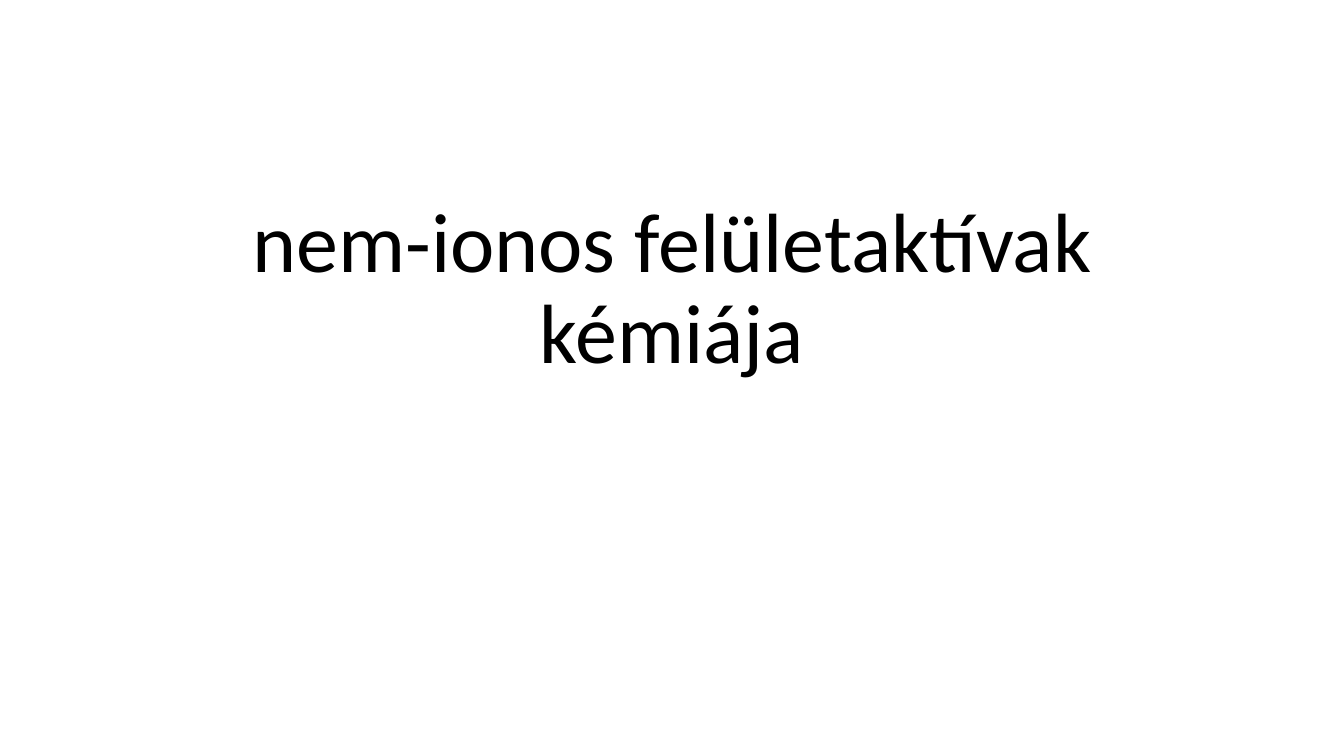
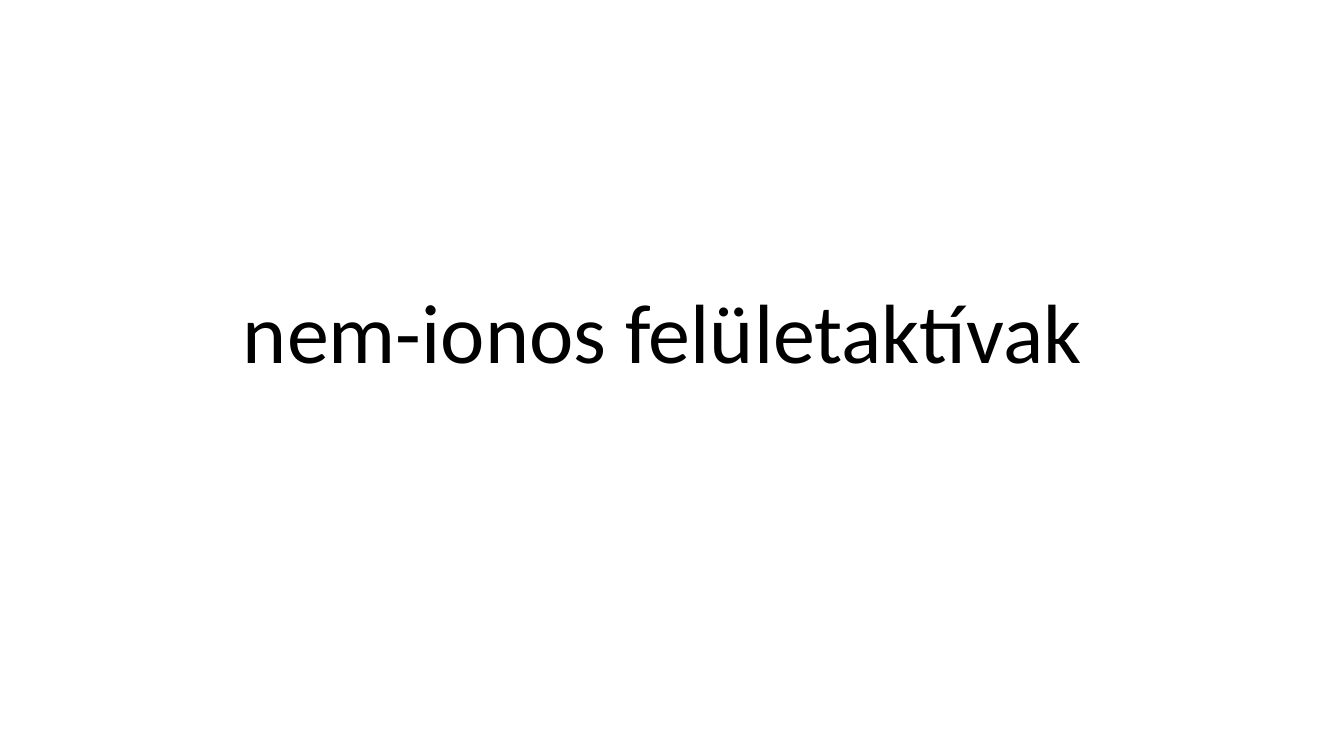
Before and after one commit to LilianaBohus/chemistry-presenations, a slide deck: slide 47 of formulations-and-surfactants.pptx (slide 48 before the commit). Drawn at 1344x756 pixels with LibreOffice and Linux fonts; fonts in the diff are those of the drawing. Boxes give left, top, right and bottom in pixels: in the first picture for what was removed or moved away, otherwise in the second. Text is boxed around its words. In the diff, an @@ line names an element or a change of style, - is before the commit and + after.

```diff
--- a/formulations-and-surfactants.pptx
+++ b/formulations-and-surfactants.pptx
@@ title at (x1=243, y1=304, x2=1081, y2=364): text changed @@
-nem-ionos felületaktívak kémiája
+nem-ionos felületaktívak
```
Also in this commit, not shown: 4 other slides changed, 2 slides added, 3 slides removed.
